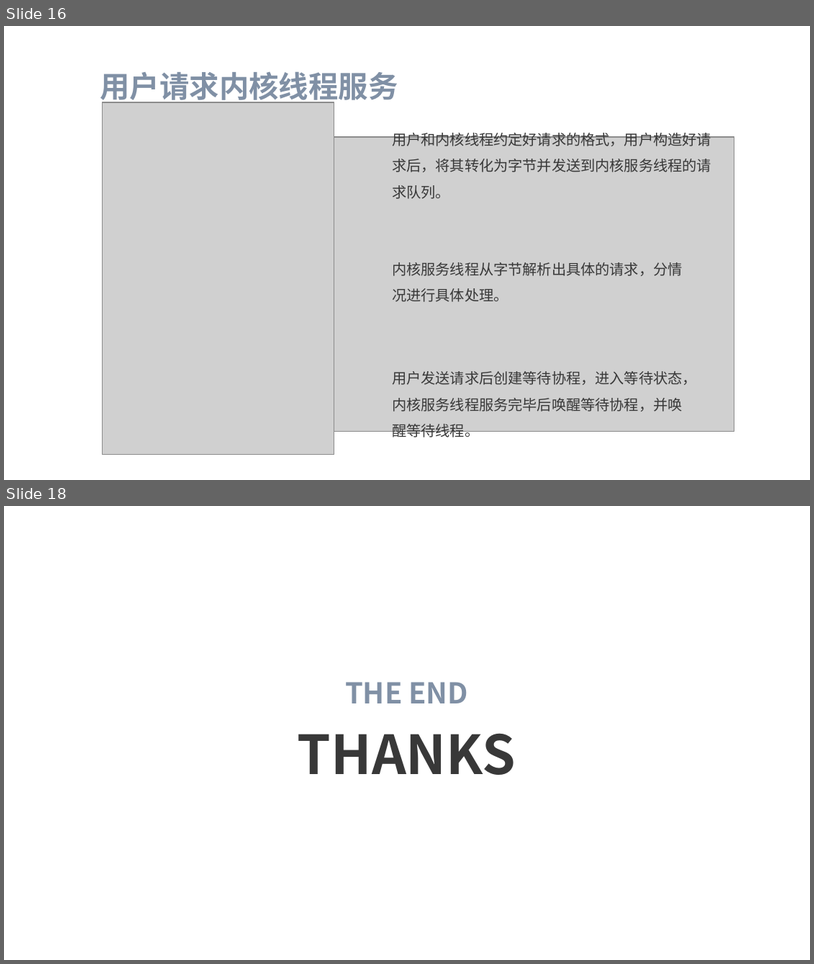
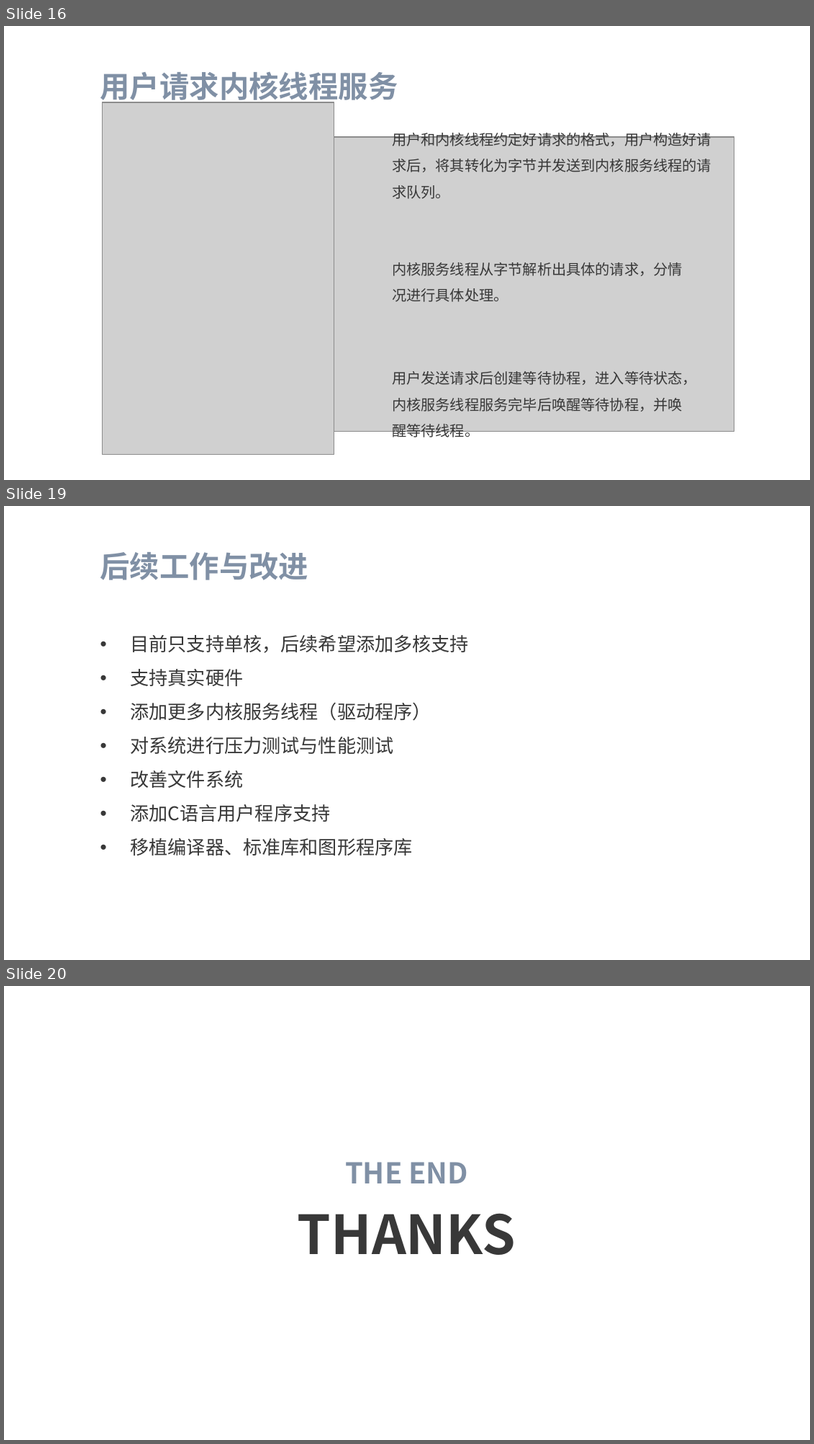
Before and after one commit to flying-rind/mini-Rust-os, a slide deck: tutorial/Mini-Rust-OS.pptx. Shown one above the other, each under a label of ours: slides 16 and 18 before the commit, slides 16, 19 and 20 after it; the slides between them are not shown. The pictures are 814x964 and 814x1444 pixels, drawn with LibreOffice and Linux fonts; fonts in the diff are those of the drawing; grey boxes stand for pictures; background and template pictures are left out. Boxes give left, top, right and bottom in pixels: in the first picture for what was removed or moved away, otherwise in the second. Text is boxed around its words. In the diff, an @@ line names an element or a change of style, - is before the commit and + after.

```diff
--- a/tutorial/Mini-Rust-OS.pptx
+++ b/tutorial/Mini-Rust-OS.pptx
@@ slide 19 added at box(4, 506, 810, 960), background picture (left out) @@
@@ text added at box(100, 552, 309, 580), 26.6 pt, text #8090A5, bold @@
+后续工作与改进
@@ text added at box(131, 635, 469, 855), 16.8 pt, text #383838 @@
+• 目前只支持单核，后续希望添加多核支持
+• 支持真实硬件
+• 添加更多内核服务线程（驱动程序）
+• 对系统进行压力测试与性能测试
+• 改善文件系统
+• 添加C语言用户程序支持
+• 移植编译器、标准库和图形程序库
@@ what was slide 18 is now slide 20 @@
```
Also in this commit, not shown: 5 slides changed, 1 other slide added, 2 other files.
